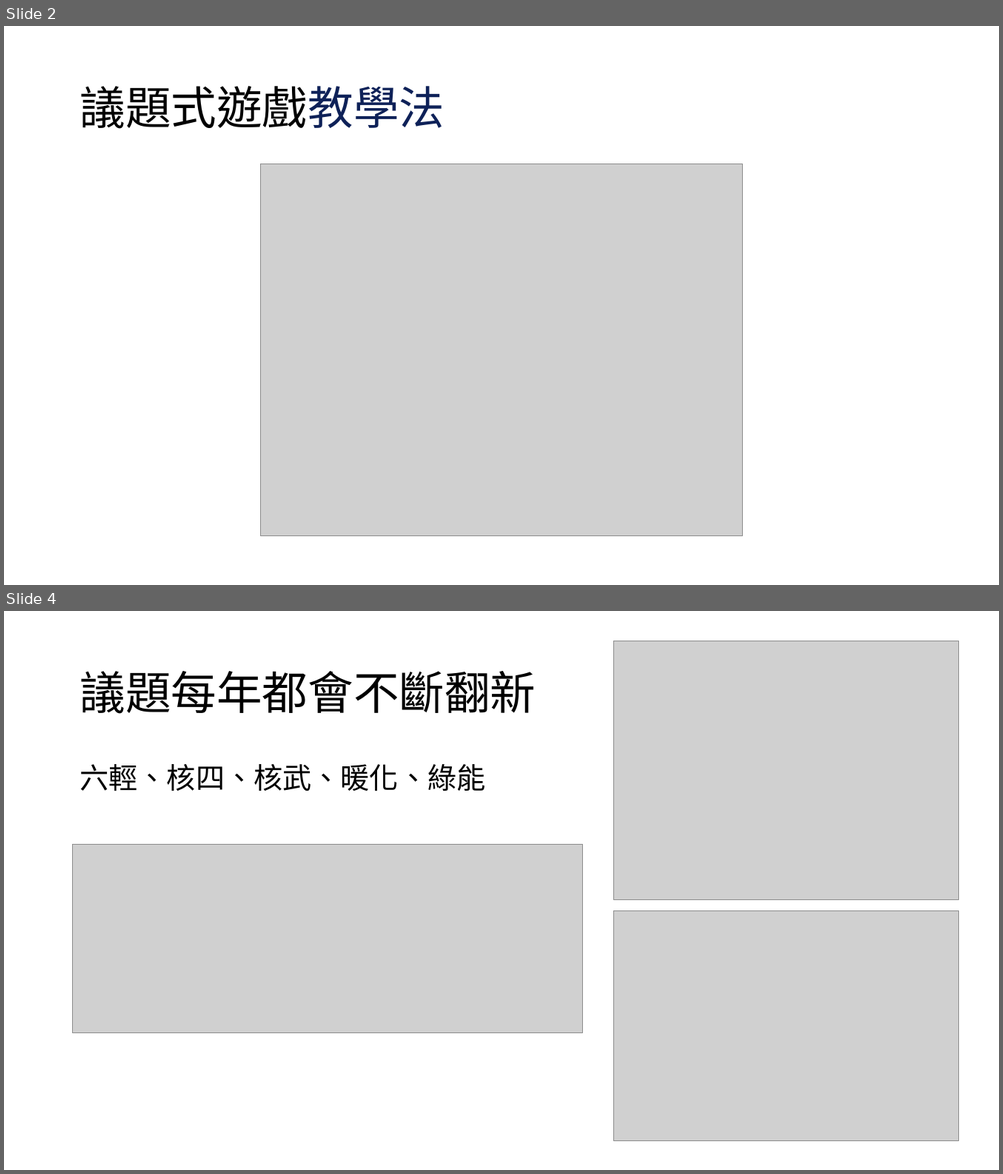
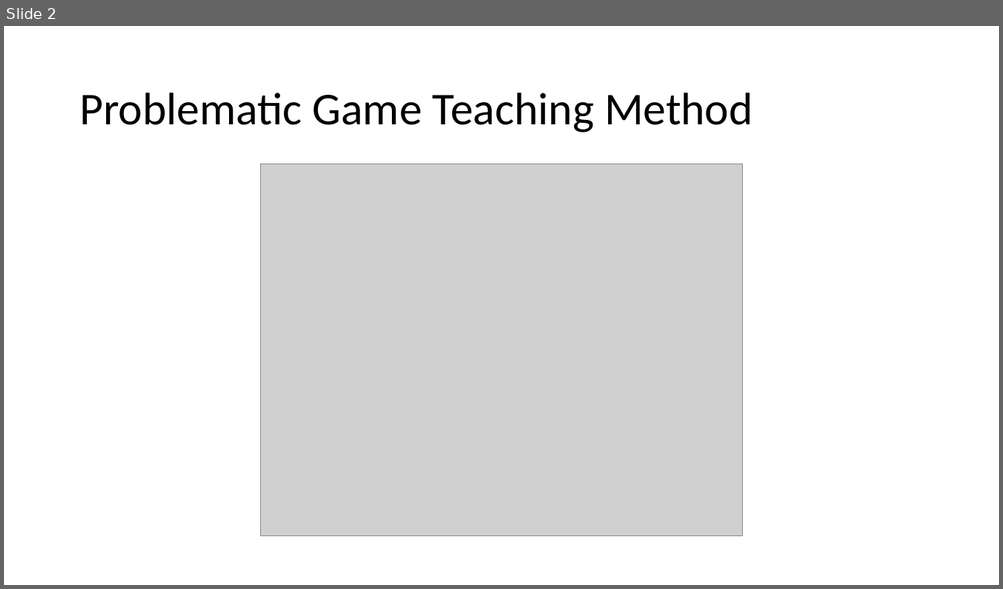
Before and after one commit to Yangbenson/Slide-assistant, a slide deck: PP_samples/sample.pptx. Shown one above the other, each under a label of ours: slides 2 and 4 before the commit, slide 2 after it; the slides between them are not shown. The pictures are 1003x1174 and 1003x589 pixels, drawn with LibreOffice and Linux fonts; fonts in the diff are those of the drawing; grey boxes stand for pictures. Boxes give left, top, right and bottom in pixels: in the first picture for what was removed or moved away, otherwise in the second. Text is boxed around its words. In the diff, an @@ line names an element or a change of style, - is before the commit and + after.

```diff
--- a/PP_samples/sample.pptx
+++ b/PP_samples/sample.pptx
@@ slide 4 removed at <box>4,611,999,1170</box>, background #FFFFFF @@
@@ picture removed at <box>614,641,959,900</box> @@
@@ title removed at <box>79,671,535,714</box> @@
-議題每年都會不斷翻新
@@ text removed at <box>79,764,485,792</box> @@
-六輕、核四、核武、暖化、綠能
@@ picture removed at <box>73,845,582,1034</box> @@
@@ picture removed at <box>614,911,959,1142</box> @@
@@ slide 2 changed as well @@
@@ title at <box>79,93,753,133</box>: text changed @@
-議題式遊戲教學法
+Problematic Game Teaching Method
```
Also in this commit, not shown: 6 other slides changed, 5 slides added, 4 other slides removed, 9 other files.
